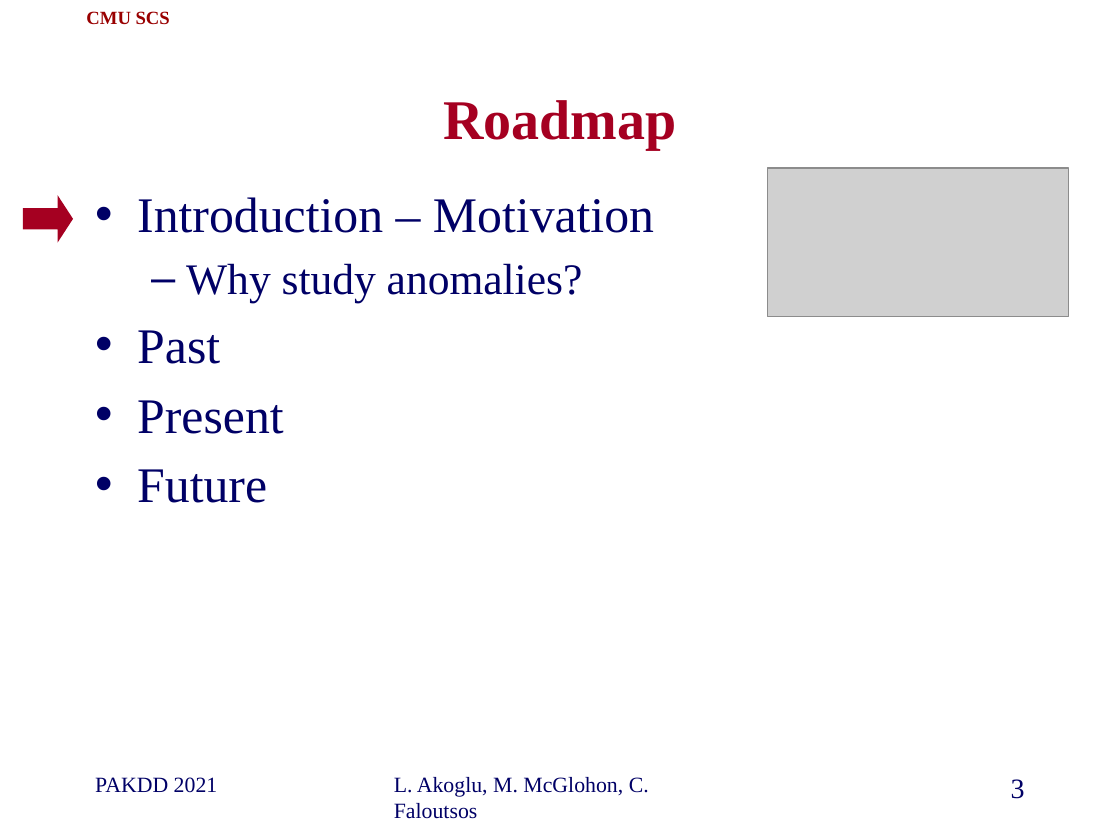
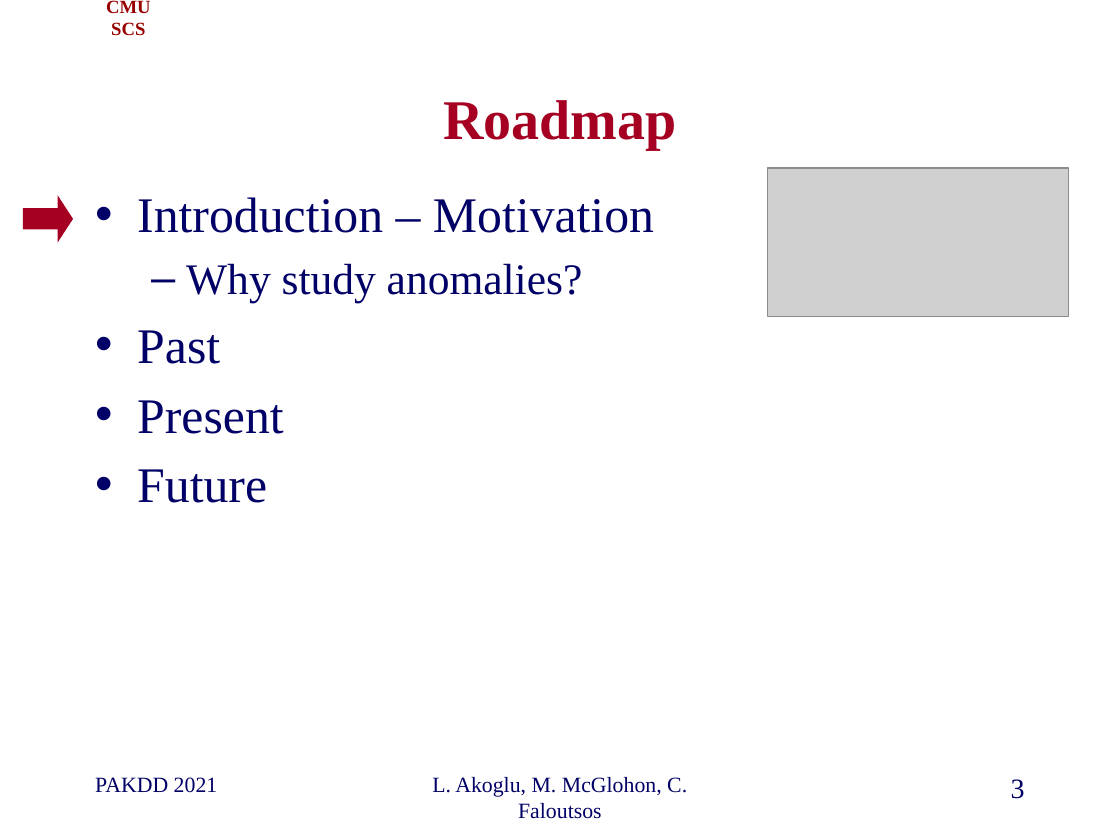
Before and after one commit to cfaloutsos/2021-pakdd-ToT, a slide deck: slide 3 of P1_past_OddBall_ToT.pptx. Drawn at 1120x840 pixels with LibreOffice and Linux fonts; fonts in the diff are those of the drawing; grey boxes stand for pictures; background and template pictures are left out. Boxes give left, top, right and bottom in pixels: in the first picture for what was removed or moved away, otherwise in the second. Text is boxed around its words. In the diff, an @@ line names an element or a change of style, - is before the commit and + after.

```diff
--- a/P1_past_OddBall_ToT.pptx
+++ b/P1_past_OddBall_ToT.pptx
@@ text "CMU SCS" rewrapped from bbox=[86, 11, 170, 25] to bbox=[106, 0, 151, 36] @@
@@ text "L. Akoglu, M. McGlohon, C. ..." at bbox=[432, 777, 687, 819]: alignment left to centre @@
```
Also in this commit, not shown: 6 other slides changed, 8 slides added, 7 slides removed.
